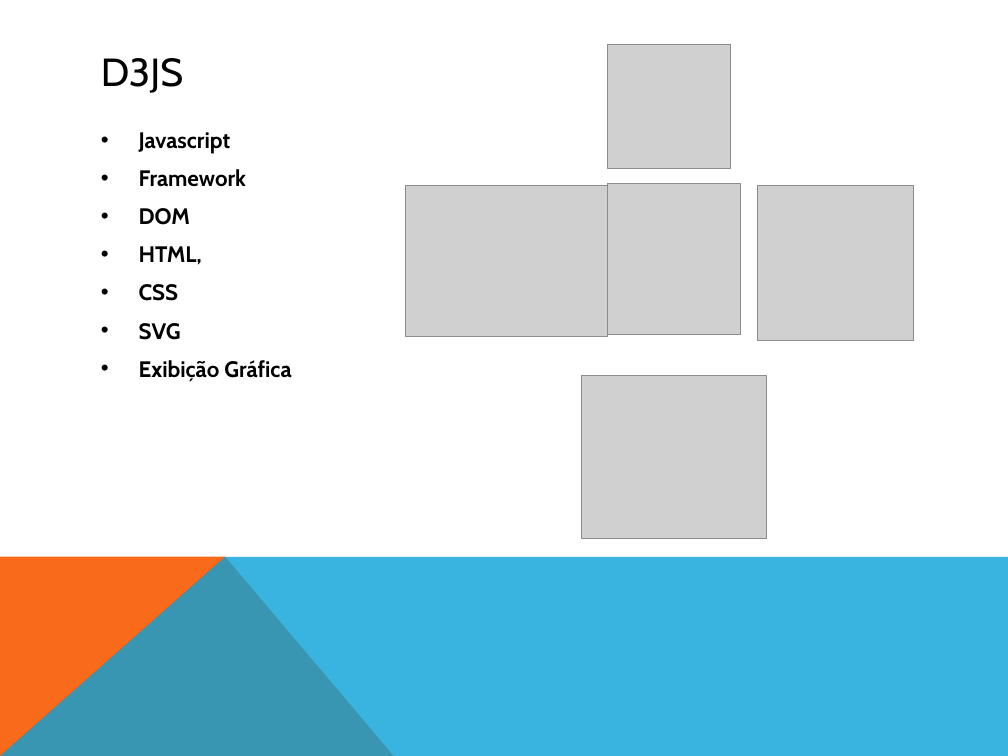
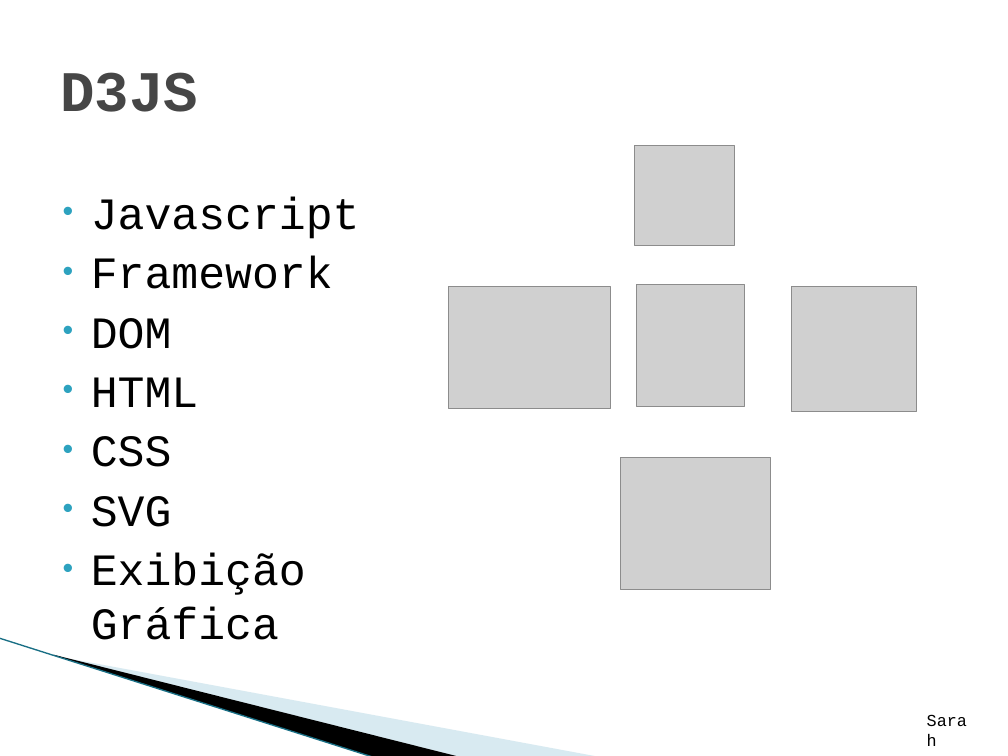
Before and after one commit to WeslleySanto/UNIP-CC, a slide deck: slide 4 of TCC/apresentação-tcc.pptx. Drawn at 1008x756 pixels with LibreOffice and Linux fonts; fonts in the diff are those of the drawing; grey boxes stand for pictures; background and template pictures are left out. Boxes give left, top, right and bottom in pixels: in the first picture for what was removed or moved away, otherwise in the second. Text is boxed around its words. In the diff, an @@ line names an element or a change of style, - is before the commit and + after.

```diff
--- a/TCC/apresentação-tcc.pptx
+++ b/TCC/apresentação-tcc.pptx
@@ title "D3JS": place and size @@
-title "D3JS" at (101,58,183,93)
+title "D3JS" at (60,72,198,112)
@@ title "D3JS" at (60,72,198,112): size 28 to 41 pt, font Cabin to Courier New, text colour #000000 to #464646, bold on @@
@@ picture removed at (607,44,731,168) @@
@@ picture added at (635,145,735,245) @@
@@ text "Javascript": place and size @@
-text "Javascript" at (139,132,291,382)
+text "Javascript" at (91,197,360,640)
@@ text at (91,197,360,640): size 16 to 32 pt, font Cabin to Courier New, bold off; indent changed; less space between paragraphs @@
@@ picture removed at (607,183,741,335) @@
@@ picture: place and size @@
-picture at (406,185,607,337)
+picture at (449,287,611,409)
@@ picture added at (637,284,745,406) @@
@@ picture: place and size @@
-picture at (758,185,913,341)
+picture at (791,287,916,412)
@@ text at (91,377,199,407): text changed; size 16 to 32 pt; font Cabin to Courier New; bold off @@
-• HTML,
+• HTML
@@ picture: place and size @@
-picture at (582,375,767,539)
+picture at (621,458,771,590)
@@ freeform shape removed at (0,556,1008,756) @@
@@ line added from (0, 638) to (374, 756), #97C5D8 0.95 pt @@
@@ freeform shape: place and size @@
-freeform shape at (0,556,394,756)
+freeform shape at (53,654,461,756)
@@ freeform shape at (53,654,461,756): fill #F96A1B to #000000 @@
@@ freeform shape added at (55,655,600,756), fill #A0CBDC at 40% opacity @@
@@ text added at (916,705,982,735), 12 pt, text #000000 @@
+Sarah
```
Also in this commit, not shown: 16 other slides changed, 6 slides added, 1 slide removed.
